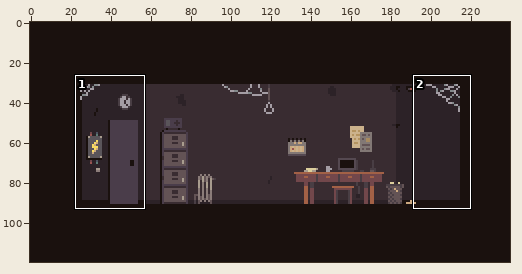
A pixel-art file gets an edit: Assets/Graphics/Background/GameBackground.aseprite. The picture above shows the old version from afar; the outline marks the close-up.
Close-up. First the earlier version:
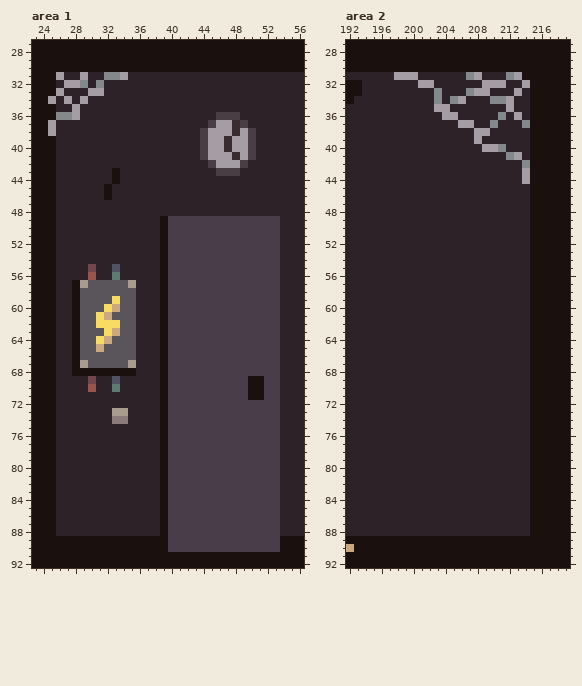
240x120 pixels, 1 frame. Colours within 5 levels of each other are drawn and written as one. Shown: area 1: x 23..56, y 27..92; area 2: x 192..219, y 27..92. The commit also changed other parts of the picture, which this record leaves out.
After:
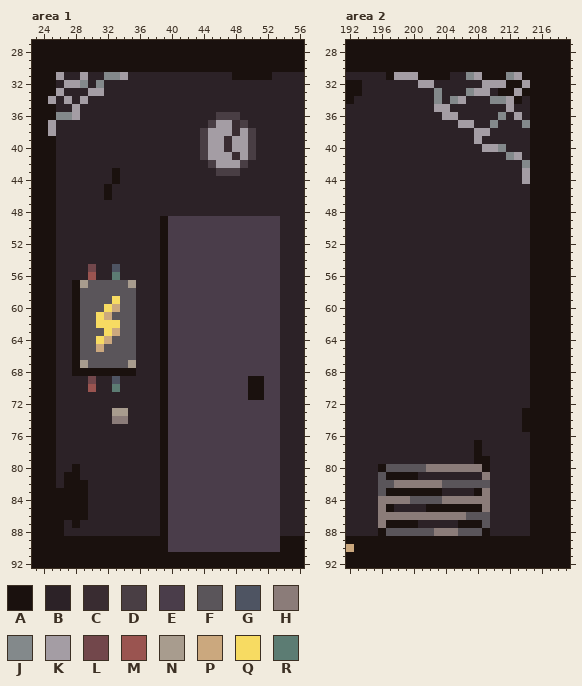
Palette (. is transparent): A #1a110e  B #2c2227  C #392c31  D #493e44  E #4a3d4a  F #5a555a  G #4e5462  H #8b7c79  J #83898b  K #a49da4  L #72474b  M #9a5450  N #a89c8e  P #cba87e  Q #f7db62  R #5c7c73
Edits made:
{"change": "layer \"Layer 4\" added"}
{"where": "area 1, layer \"Bg\""}
{"y":31,"x":48,"old":"BBBBB","new":"AAAAA"}
{"y":80,"x":28,"old":"B","new":"A"}
{"y":81,"x":27,"old":"BB","new":"AA"}
{"y":82,"x":27,"old":"BBB","new":"AAA"}
{"y":83,"x":26,"old":"BBBB","new":"AAAA"}
{"y":84,"x":26,"old":"BBBB","new":"AAAA"}
{"y":85,"x":26,"old":"BBBB","new":"AAAA"}
{"y":86,"x":26,"old":"BBBB","new":"AAAA"}
{"y":87,"x":26,"old":"B","new":"A"}
{"y":87,"x":28,"old":"B","new":"A"}
{"y":88,"x":26,"old":"B","new":"A"}
{"where": "area 2, layers \"Layer 4\", \"Bg\""}
{"y":31,"x":197,"old":"B","new":"A"}
{"y":31,"x":201,"old":"BBBB","new":"AAAA"}
{"y":31,"x":209,"old":"BBB","new":"AAA"}
{"y":32,"x":212,"old":"BB","new":"AA"}
{"y":33,"x":211,"old":"BB","new":"AA"}
{"y":33,"x":214,"old":"B","new":"A"}
{"y":34,"x":213,"old":"B","new":"A"}
{"y":73,"x":214,"old":"B","new":"A"}
{"y":74,"x":214,"old":"B","new":"A"}
{"y":75,"x":214,"old":"B","new":"A"}
{"y":77,"x":208,"old":"B","new":"A"}
{"y":78,"x":208,"old":"B","new":"A"}
{"y":79,"x":208,"old":"BB","new":"AA"}
{"y":80,"x":196,"old":"BBBBBBBBBBBBBB","new":"AFFFFFHHHHHHHA"}
{"y":81,"x":196,"old":"BBBBB","new":"FAAAA"}
{"y":81,"x":209,"old":"B","new":"H"}
{"y":82,"x":196,"old":"BBBBBBBBBBBBBB","new":"FFHHHHHHFFFFFF"}
{"y":83,"x":196,"old":"BBBBBBBB","new":"FAAAAAAA"}
{"y":83,"x":208,"old":"BB","new":"AH"}
{"y":84,"x":196,"old":"BBBBBBBBBBBBBB","new":"HHHHFFFFHHHHHH"}
{"y":85,"x":196,"old":"BB","new":"HA"}
{"y":85,"x":202,"old":"BBBBBBBB","new":"AAAAAAAH"}
{"y":86,"x":196,"old":"BBBBBBBBBBBBBB","new":"HHHHHHHHHHHFFF"}
{"y":87,"x":196,"old":"BBBBB","new":"HAAAA"}
{"y":87,"x":206,"old":"BBBB","new":"AAAF"}
{"y":88,"x":196,"old":"BBBBBBBBBBBBBB","new":"AFFFFFFHHHFFFA"}
